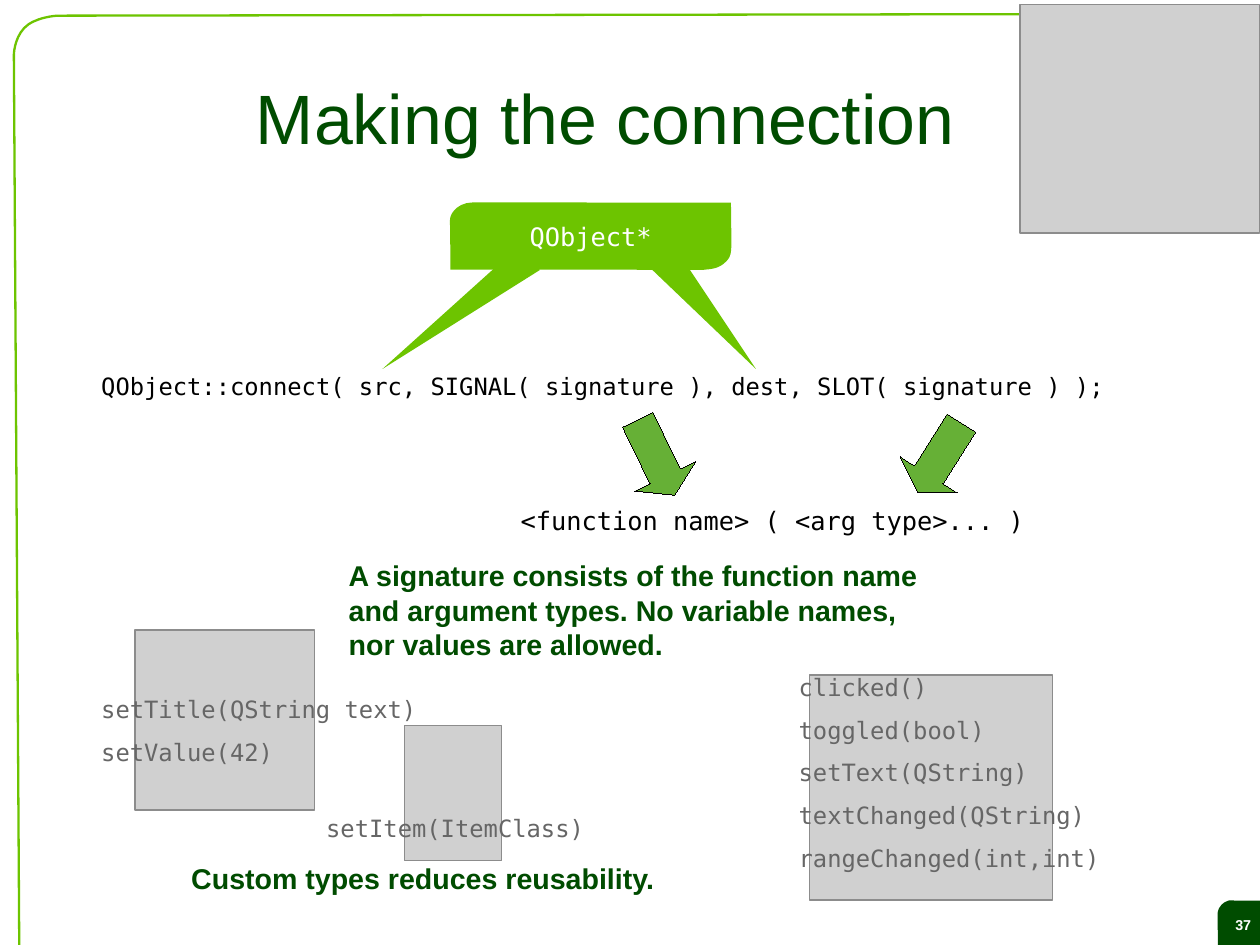
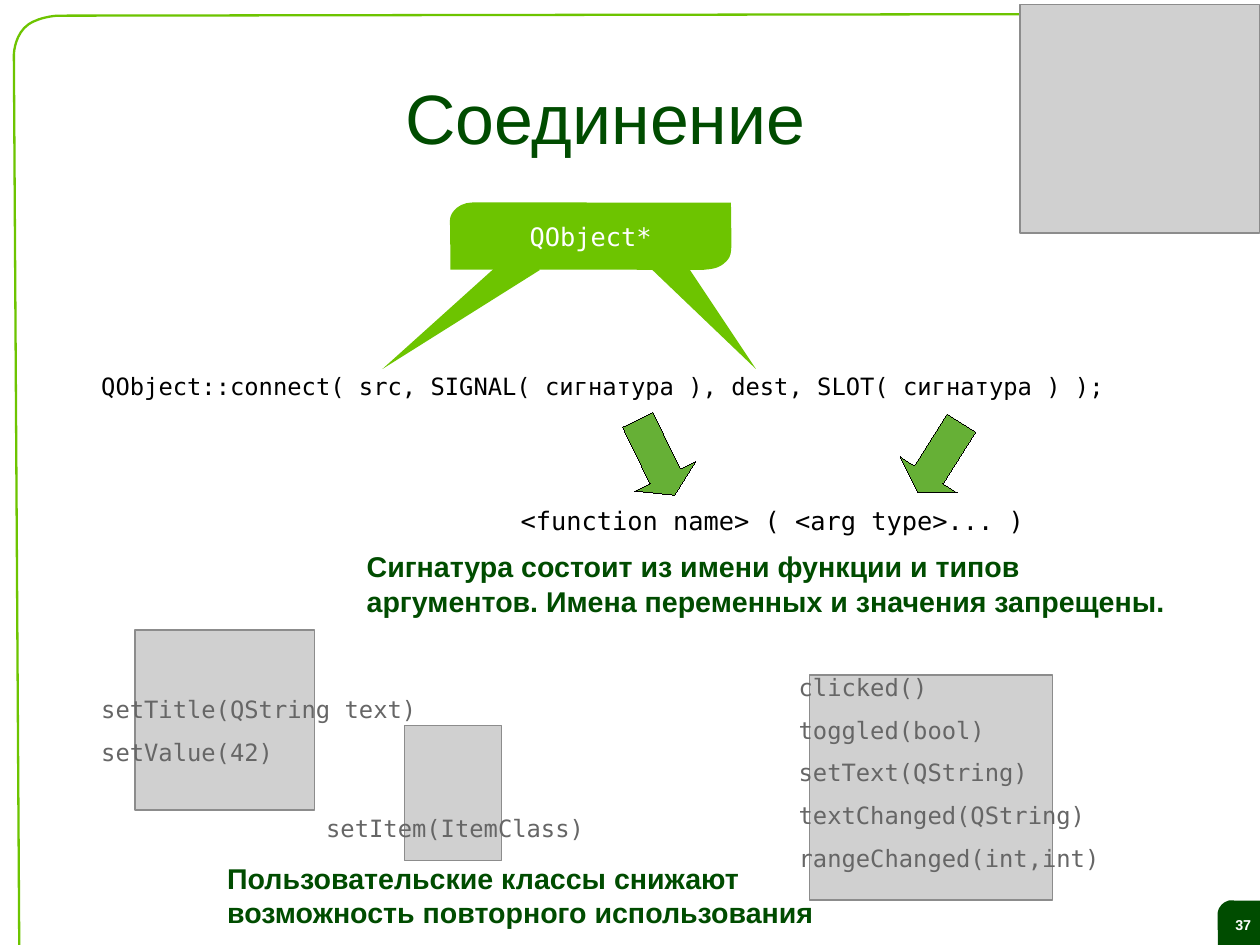
Before and after one commit to saa/qecm, a slide deck: slide 37 of Lectures and Exercises/L02 - The Qt object model and the signal slot concept/L2 Slides.odp. Drawn at 1260x945 pixels with LibreOffice and Linux fonts; fonts in the diff are those of the drawing; grey boxes stand for pictures; background and template pictures are left out. Boxes give left, top, right and bottom in pixels: in the first picture for what was removed or moved away, otherwise in the second. Text is boxed around its words. In the diff, an @@ line names an element or a change of style, - is before the commit and + after.

```diff
--- a/Lectures and Exercises/L02 - The Qt object model and the signal slot concept/L2 Slides.odp
+++ b/Lectures and Exercises/L02 - The Qt object model and the signal slot concept/L2 Slides.odp
@@ title at (x1=405, y1=95, x2=805, y2=157): text changed @@
-Making the connection
+Соединение
@@ text at (x1=101, y1=377, x2=1032, y2=400): text changed @@
-QObject::connect( src, SIGNAL( signature ), dest, SLOT( signature ) );
+QObject::connect( src, SIGNAL( сигнатура ), dest, SLOT( сигнатура ) );
@@ text at (x1=367, y1=556, x2=1164, y2=617): text changed @@
-A signature consists of the function name
-and argument types. No variable names,
-nor values are allowed.
+Сигнатура состоит из имени функции и типов аргументов. Имена переменных и значения запрещены.
@@ text at (x1=227, y1=869, x2=814, y2=929): text changed @@
-Custom types reduces reusability.
+Пользовательские классы снижают
+возможность повторного использования
```
Also in this commit, not shown: 39 other slides changed, 19 slides added, 19 slides removed, 1 other file.
